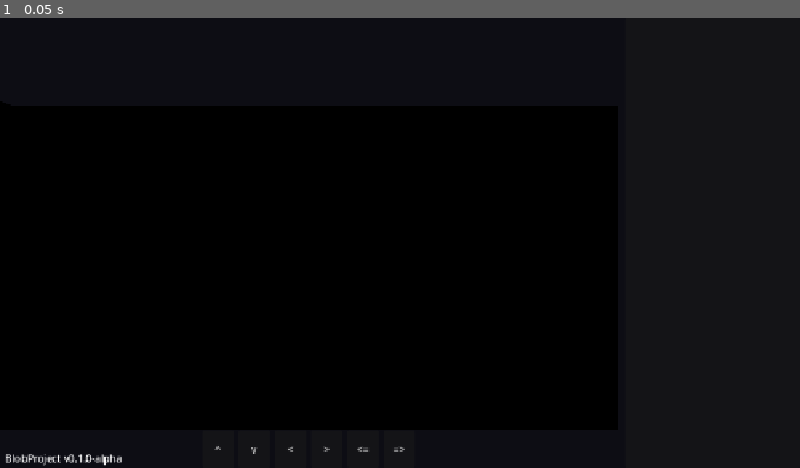
Above: before the commit, frame 1.
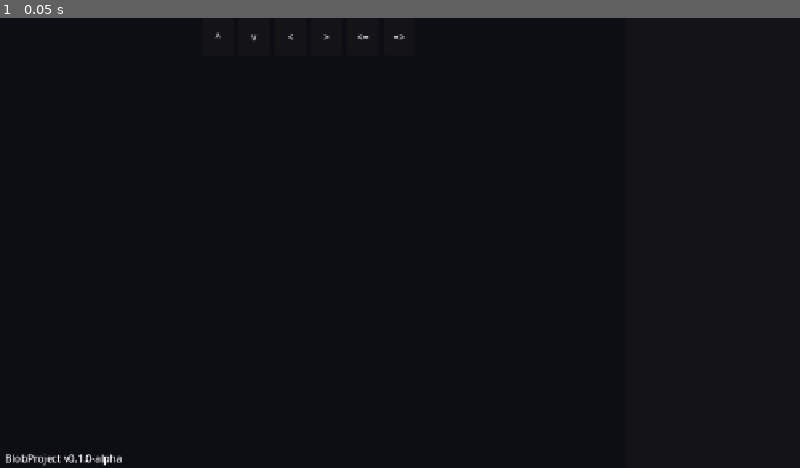
Above: after the commit, the same moment.

Repository: drax-xard/BlobProject
Game: Godot game, scene res://scenes/main.tscn
Two runs of this game, one before a commit and one after it. Both use one fixed random seed, a clock stepped at 60 frames per second and the inputs below.
Inputs:
- Up to frame 1 (0.05 s): no input

The runs differ from the first frame. In frame 1, 0.1% of the frame differs, in the area x 26-51%, y 3-97%.
Error after the commit: Trying to assign an array of type "Array" to a variable of type "Array[Dictionary]". (res://scripts/core/game_manager.gd:152)

Commit message:
Fix: ViewportContainer sizing and game state initialization
Three root causes for black screen:
1. SubViewportContainer size_flags_vertical=3 (SHRINK) collapsed to 0px
   in VBoxContainer - changed to 12 (EXPAND_FILL)
2. BottomBar size_flags_vertical=8 (EXPAND) grabbed all space - removed
3. GameManager started in MENU state, start_new_game() never called,
   TurnManager blocked all input - auto-start game in _ready()

Diff:
--- a/scenes/main.tscn
+++ b/scenes/main.tscn
@@ -34,13 +34,12 @@
 
 [node name="ViewportFrame" parent="HSplitContainer/LeftPanel" instance=ExtResource("2_scene")]
 layout_mode = 2
-size_flags_vertical = 3
+size_flags_vertical = 12
 size_flags_stretch_ratio = 3.0
 
 [node name="BottomBar" type="HBoxContainer" parent="HSplitContainer/LeftPanel"]
 layout_mode = 2
 custom_minimum_size = Vector2(0, 60)
-size_flags_vertical = 8
 
 [node name="ActionBar" parent="HSplitContainer/LeftPanel/BottomBar" instance=ExtResource("4_scene")]
 layout_mode = 2
--- a/scripts/core/game_manager.gd
+++ b/scripts/core/game_manager.gd
@@ -25,6 +25,7 @@
 
 func _ready() -> void:
 	process_mode = Node.PROCESS_MODE_ALWAYS
+	start_new_game()
 
 func start_new_game() -> void:
 	_init_default_party()
